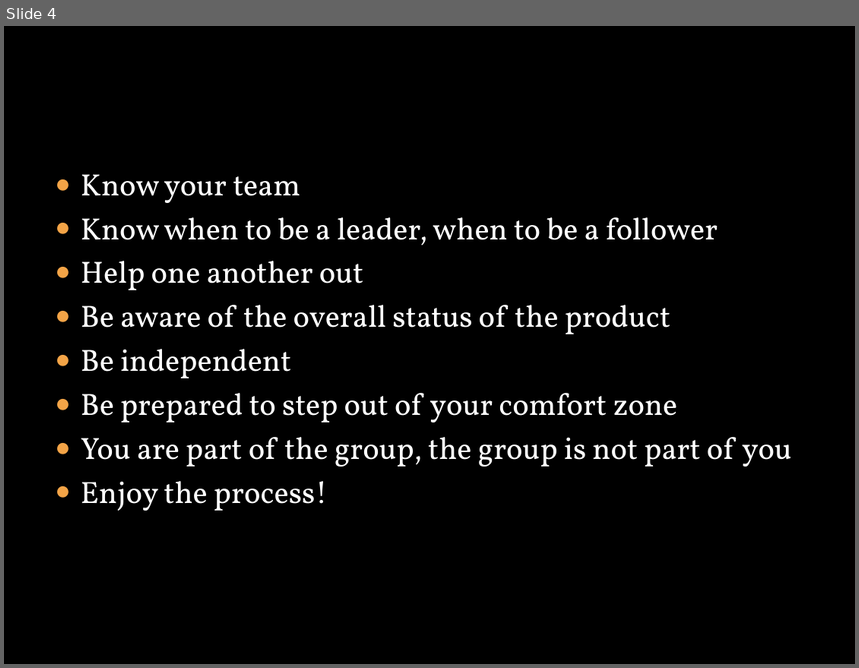
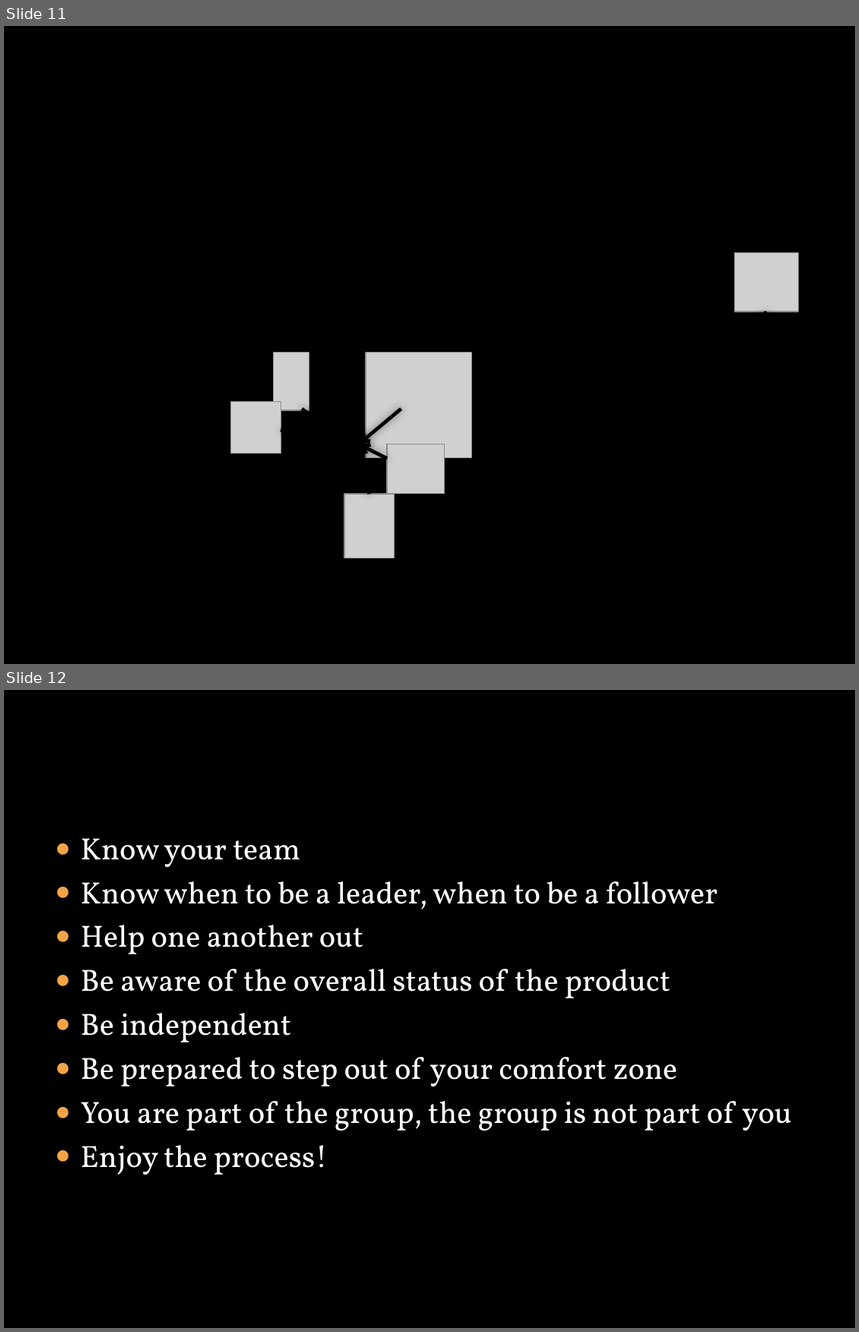
Before and after one commit to liyistc/cleansync, a slide deck: Lightning talk.pptx. Shown one above the other, each under a label of ours: slide 4 before the commit, slides 11 and 12 after it. The pictures are 859x668 and 859x1332 pixels, drawn with LibreOffice and Linux fonts; fonts in the diff are those of the drawing; grey boxes stand for pictures; background and template pictures are left out. Boxes give left, top, right and bottom in pixels: in the first picture for what was removed or moved away, otherwise in the second. Text is boxed around its words. In the diff, an @@ line names an element or a change of style, - is before the commit and + after.

```diff
--- a/Lightning talk.pptx
+++ b/Lightning talk.pptx
@@ slide 11 added at (4, 26, 855, 664), background picture (left out) @@
@@ picture added at (734, 253, 798, 312) @@
@@ arrow added from (767, 312) to (742, 352), #000000 3 pt @@
@@ picture added at (274, 352, 310, 411) @@
@@ picture added at (366, 352, 472, 458) @@
@@ picture added at (231, 402, 281, 453) @@
@@ arrow added from (302, 409) to (354, 450), #000000 3 pt @@
@@ arrow added from (401, 409) to (359, 445), #000000 3 pt @@
@@ arrow added from (281, 430) to (337, 447), #000000 3 pt @@
@@ arrow added from (369, 494) to (359, 452), #000000 3 pt @@
@@ arrow added from (387, 458) to (359, 445), #000000 3 pt @@
@@ picture added at (387, 445, 444, 494) @@
@@ picture added at (344, 494, 394, 559) @@
@@ what was slide 4 is now slide 12 @@
```
Also in this commit, not shown: 8 other slides added, 1 slide removed.
